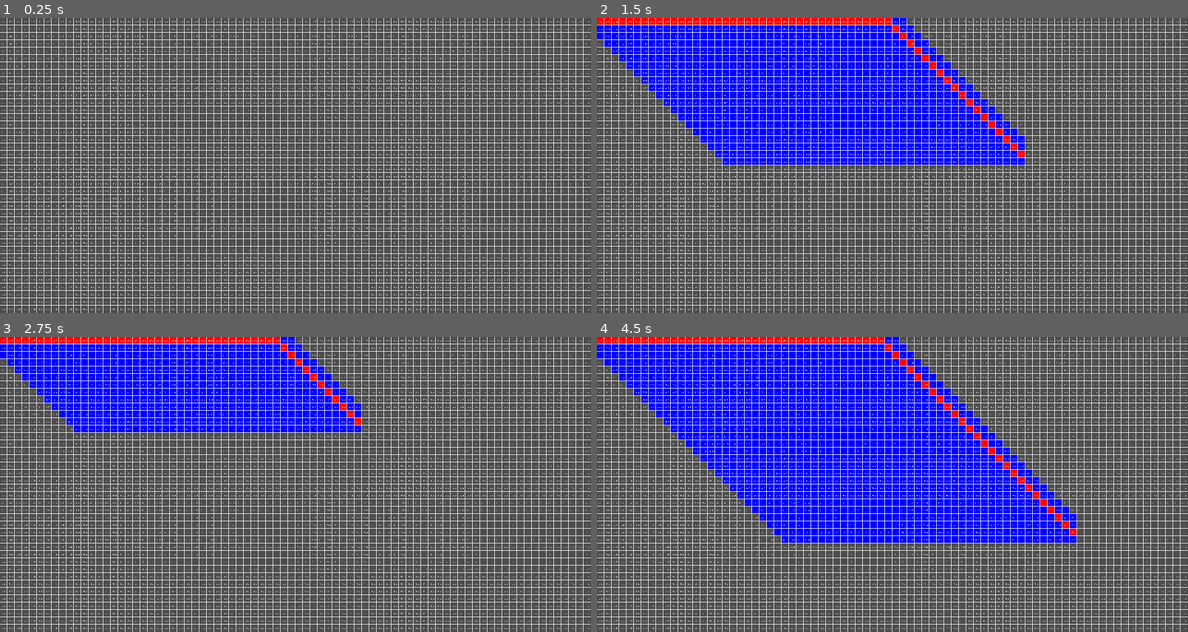
Above: before the commit, frames 1-4 (two rows, left to right).
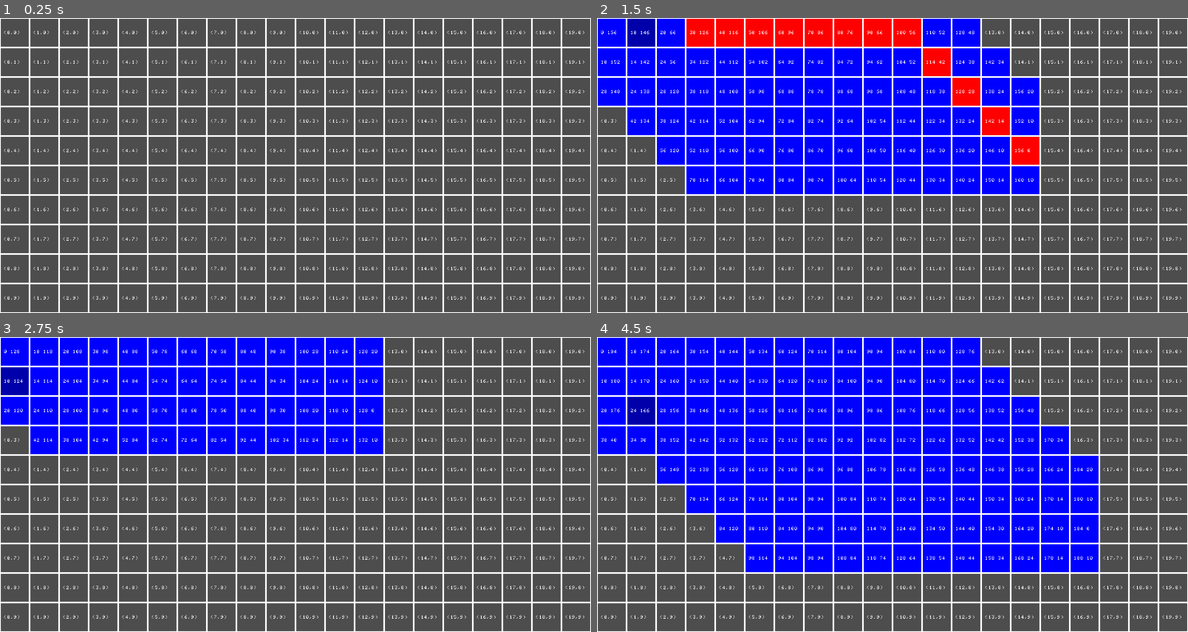
Above: after the commit, the same moments.

Repository: Cidragon/A--Pathfinding-Visualiser
Game: Godot game, scene res://scenes/main/main.tscn
Same seed, same stepped clock (60 frames per second), same inputs: the game is played once before the commit and once after it.
Inputs (mouse positions are in pixels of both pictures, inside the frame that each line leads up to):
- Up to frame 1 (0.25 s): no input
- Up to frame 2 (1.5 s): tap Enter at 0.5 s; move the mouse to (1022, 150) at 0.52 s; press the mouse at (1022, 150) at 0.53 s; tap Q (q, bound only after the commit) at 0.8, 1.35 s; tap Space at 1.25 s; move the mouse to (774, 180) at 1.27 s; release the mouse at (774, 180) at 1.28 s
- Up to frame 3 (2.75 s): click (177, 499) at 1.55 s; tap Enter at 2 s; move the mouse to (354, 419) at 2.02 s; press the mouse at (354, 419) at 2.03 s; tap Q (q, bound only after the commit) at 2.3 s
- Up to frame 4 (4.5 s): tap Space at 2.75, 4.25 s; move the mouse to (862, 543) at 2.77 s; release the mouse at (862, 543) at 2.78 s; tap Q (q, bound only after the commit) at 2.85, 3.8, 4.35 s; click (862, 543) at 3.05 s; tap Enter at 3.5 s; move the mouse to (1069, 528) at 3.52 s; press the mouse at (1069, 528) at 3.53 s; move the mouse to (715, 440) at 4.27 s; release the mouse at (715, 440) at 4.28 s

The runs differ from the first frame. In frame 1, 28% of the frame differs, in the area x 0-100%, y 0-100%; in frame 2, 42%; in frame 3, 36%; in frame 4, 45%.

Commit message:
step by step visualiser

Diff:
--- a/classes/cell.gd
+++ b/classes/cell.gd
@@ -3,25 +3,20 @@
 
 var x : int
 var y : int
-var f : int
 var g : int
 var h : int
 var came_from : Cell
 
 func _init(_x : int, _y : int) -> void:
 	g = 100000
+	h = 0
 	x = _x
 	y = _y
 
-func calculate_f() -> void:
-	f = g + h
-
 func get_f() -> int:
-	calculate_f()
-	return f
+	return g + h
 
 func clean() -> void:
 	came_from = null
 	g = 100000
 	h = 0
-	f = 0
--- a/classes/custom_astar.gd
+++ b/classes/custom_astar.gd
@@ -34,7 +34,6 @@
 	#grid[from.x][from.y].h = manhattan_distance(from, target)
 	#grid[from.x][from.y].h = euclidean_distance(from, target)
 	print(get_distance(from, target))
-	grid[from.x][from.y].calculate_f()
 	while openSet:
 		var current : Cell = get_lowest_fscore()
 		#print("openSet: ", openSet)
@@ -49,7 +48,7 @@
 			return reconstruct_path(current)
 
 		for neighbor in get_neighbors(current):
-			if closedSet.has(neighbor):
+			if closedSet.has(Vector2i(neighbor.x, neighbor.y)):
 				continue
 
 			var tentative_g : int = current.g + get_distance(Vector2(current.x, current.y), Vector2i(neighbor.x, neighbor.y))
@@ -60,7 +59,6 @@
 			if tentative_g < neighbor.g:
 				neighbor.g = tentative_g
 				neighbor.h = get_distance(Vector2(neighbor.x, neighbor.y), target)
-				neighbor.calculate_f()
 				neighbor.came_from = current
 
 				#neighbor.h = manhattan_distance(Vector2(neighbor.x, neighbor.y), target)
@@ -74,6 +72,52 @@
 
 	print("NO PATH")
 	return []
+
+var found_path : bool = false
+var start_path_next_step : bool = true
+func calculate_path_next_step(from : Vector2i, target: Vector2i) -> Array[Vector2i]:
+	if start_path_next_step:
+		start_grid()
+		openSet = {}
+		closedSet = {}
+		openSet[Vector2i(from.x, from.y)] = grid[from.x][from.y]
+		grid[from.x][from.y].g = 0
+		grid[from.x][from.y].h = get_distance(from, target)
+		start_path_next_step = false
+
+	if openSet and not found_path:
+		var current : Cell = get_lowest_fscore()
+		openSet.erase(Vector2i(current.x, current.y))
+		closedSet[Vector2i(current.x, current.y)] = true
+
+		if Vector2i(current.x, current.y) == target:
+			print("FOUND PATH")
+			found_path = true
+			return reconstruct_path(current)
+
+		for neighbor in get_neighbors(current):
+			if closedSet.has(Vector2i(neighbor.x, neighbor.y)):
+				continue
+
+			var tentative_g : int = current.g + get_distance(Vector2(current.x, current.y), Vector2i(neighbor.x, neighbor.y))
+			if tentative_g < neighbor.g:
+				neighbor.g = tentative_g
+				neighbor.h = get_distance(Vector2(neighbor.x, neighbor.y), target)
+				neighbor.came_from = current
+
+				#neighbor.h = manhattan_distance(Vector2(neighbor.x, neighbor.y), target)
+				#neighbor.h = euclidean_distance(Vector2(neighbor.x, neighbor.y), target)
+
+
+				if not openSet.has(Vector2i(neighbor.x, neighbor.y)):
+					openSet[Vector2i(neighbor.x, neighbor.y)] = neighbor
+
+		return [Vector2i(current.x, current.y)]
+
+
+	print("NO PATH")
+	return []
+
 
 func get_lowest_fscore() -> Cell:
 	var lowest_f_cell : Cell
@@ -83,9 +127,12 @@
 		if not lowest_f_cell:
 			lowest_f_cell = cell
 			continue
-		if lowest_f_cell and cell.get_f() < lowest_f_cell.get_f():
+
+		if cell.get_f() < lowest_f_cell.get_f():
 			lowest_f_cell = cell
 
+	print("lowest f score: ", lowest_f_cell.get_f())
+	print(lowest_f_cell)
 	return lowest_f_cell
 
 func reconstruct_path(cell : Cell) -> Array[Vector2i]:
@@ -137,7 +184,6 @@
 		return 14*dy + 10*(dx - dy)
 	return 14*dx + 10*(dy-dx)
 
-
 func show_f_values() -> void:
 	var output = ""
 	for y in range(grid_size.x):
@@ -154,3 +200,7 @@
 	for key in closedSet:
 		var cell : Cell = grid[key.x][key.y]
 		cell.clean()
+
+	for key in openSet:
+		var cell : Cell = grid[key.x][key.y]
+		cell.clean()
--- a/project.godot
+++ b/project.godot
@@ -27,6 +27,11 @@
 "events": [Object(InputEventMouseButton,"resource_local_to_scene":false,"resource_name":"","device":-1,"window_id":0,"a …(258 unchanged characters)…
 ]
 }
+q={
+"deadzone": 0.5,
+"events": [Object(InputEventKey,"resource_local_to_scene":false,"resource_name":"","device":-1,"window_id":0,"alt_pressed":false,"shift_pressed":false,"ctrl_pressed":false,"meta_pressed":false,"pressed":false,"keycode":0,"physical_keycode":81,"key_label":0,"unicode":113,"echo":false,"script":null)
+]
+}
 
 [rendering]
 
--- a/scenes/main/main.gd
+++ b/scenes/main/main.gd
@@ -10,7 +10,7 @@
 
 func _ready() -> void:
 
-	new_astar.grid_size = Vector2i(80,40)
+	new_astar.grid_size = Vector2i(30,20)
 	new_astar.tile_size = Vector2(16,16)
 	new_astar.start_grid()
 	start_label_score()
@@ -24,7 +24,7 @@
 		label_score.push_back([])
 		for row in range(new_astar.grid_size.y):
 			var new_label : Label = Label.new()
-			new_label.position = Vector2i(col,row) * new_astar.tile_size + Vector2i(3,7)
+			new_label.position = Vector2i(col,row) * new_astar.tile_size + Vector2i(2,7)
 			new_label.text = "(" + str(col) + "," + str(row) + ")"
 			new_label.theme = label_font_size
 			new_label.scale = Vector2(0.25,0.25)
@@ -70,3 +70,37 @@
 				tiles.set_cell(0, tile, 1, Vector2i(0,0))
 			else:
 				tiles.set_cell(0, tile, 0, Vector2i(0,0))
+	elif event.is_action_pressed("q"):
+		print("Q pressed")
+		var mouse_position : Vector2i = get_global_mouse_position()
+		var objective_grid_position : Vector2i = mouse_position / new_astar.tile_size
+		var start_position : Vector2i = Vector2i(0,0) / new_astar.tile_size
+		var path : Array[Vector2i] = new_astar.calculate_path_next_step(start_position, objective_grid_position)
+
+		print(new_astar.openSet)
+		print(new_astar.closedSet)
+
+		for tile in new_astar.closedSet:
+			#print(str(new_astar.grid[tile.x][tile.y].f))
+			var g = str(new_astar.grid[tile.x][tile.y].g)
+			var h = str(new_astar.grid[tile.x][tile.y].h)
+
+			label_score[tile.x][tile.y].text = g + " " + h
+			if tile in path:
+				tiles.set_cell(0, tile, 1, Vector2i(0,0))
+			else:
+				tiles.set_cell(0, tile, 0, Vector2i(0,0))
+
+		for tile in new_astar.openSet:
+			var g = str(new_astar.grid[tile.x][tile.y].g)
+			var h = str(new_astar.grid[tile.x][tile.y].h)
+
+			label_score[tile.x][tile.y].text = g + " " + h
+			if tile in path:
+				tiles.set_cell(0, tile, 1, Vector2i(0,0))
+			else:
+				tiles.set_cell(0, tile, 0, Vector2i(0,0))
+
+		if not new_astar.found_path:
+			var tile : Vector2i = path[0]
+			tiles.set_cell(0, tile, 2, Vector2i(0,0))
--- a/scenes/main/main.tscn
+++ b/scenes/main/main.tscn
@@ -1,8 +1,9 @@
-[gd_scene load_steps=9 format=3 uid="uid://c45o3ymy867u4"]
+[gd_scene load_steps=11 format=3 uid="uid://c45o3ymy867u4"]
 
 [ext_resource type="Script" path="res://scenes/main/main.gd" id="1_mig6c"]
 [ext_resource type="Texture2D" uid="uid://be8c8rsa1iolj" path="res://assets/tiles/tile.png" id="2_215v8"]
 [ext_resource type="Texture2D" uid="uid://bueth4gjmy4pg" path="res://assets/tiles/path.png" id="3_tj818"]
+[ext_resource type="Texture2D" uid="uid://chumymjwdvaq3" path="res://assets/tiles/lowest_f.png" id="5_3wh0n"]
 [ext_resource type="Script" path="res://scenes/main/line_debug.gd" id="5_jk7sf"]
 [ext_resource type="Theme" uid="uid://c0p8007qci6a1" path="res://resources/label_font_size.tres" id="6_8yx64"]
 
@@ -14,9 +15,14 @@
 texture = ExtResource("3_tj818")
 0:0/0 = 0
 
+[sub_resource type="TileSetAtlasSource" id="TileSetAtlasSource_we38k"]
+texture = ExtResource("5_3wh0n")
+0:0/0 = 0
+
 [sub_resource type="TileSet" id="TileSet_na5xq"]
 sources/0 = SubResource("TileSetAtlasSource_ju3da")
 sources/1 = SubResource("TileSetAtlasSource_gg3b1")
+sources/2 = SubResource("TileSetAtlasSource_we38k")
 
 [node name="Main" type="Node2D"]
 script = ExtResource("1_mig6c")
@@ -36,3 +42,4 @@
 
 [node name="Camera2D" type="Camera2D" parent="."]
 anchor_mode = 0
+zoom = Vector2(4, 4)
Binary file added: assets/tiles/lowest_f.png
Not shown, added: assets/tiles/lowest_f.png.import
